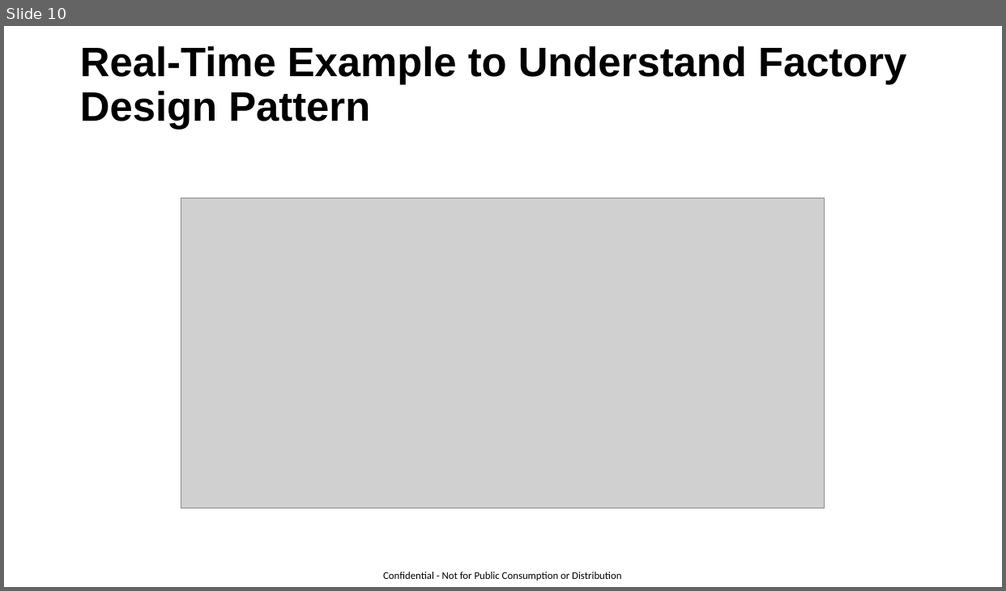
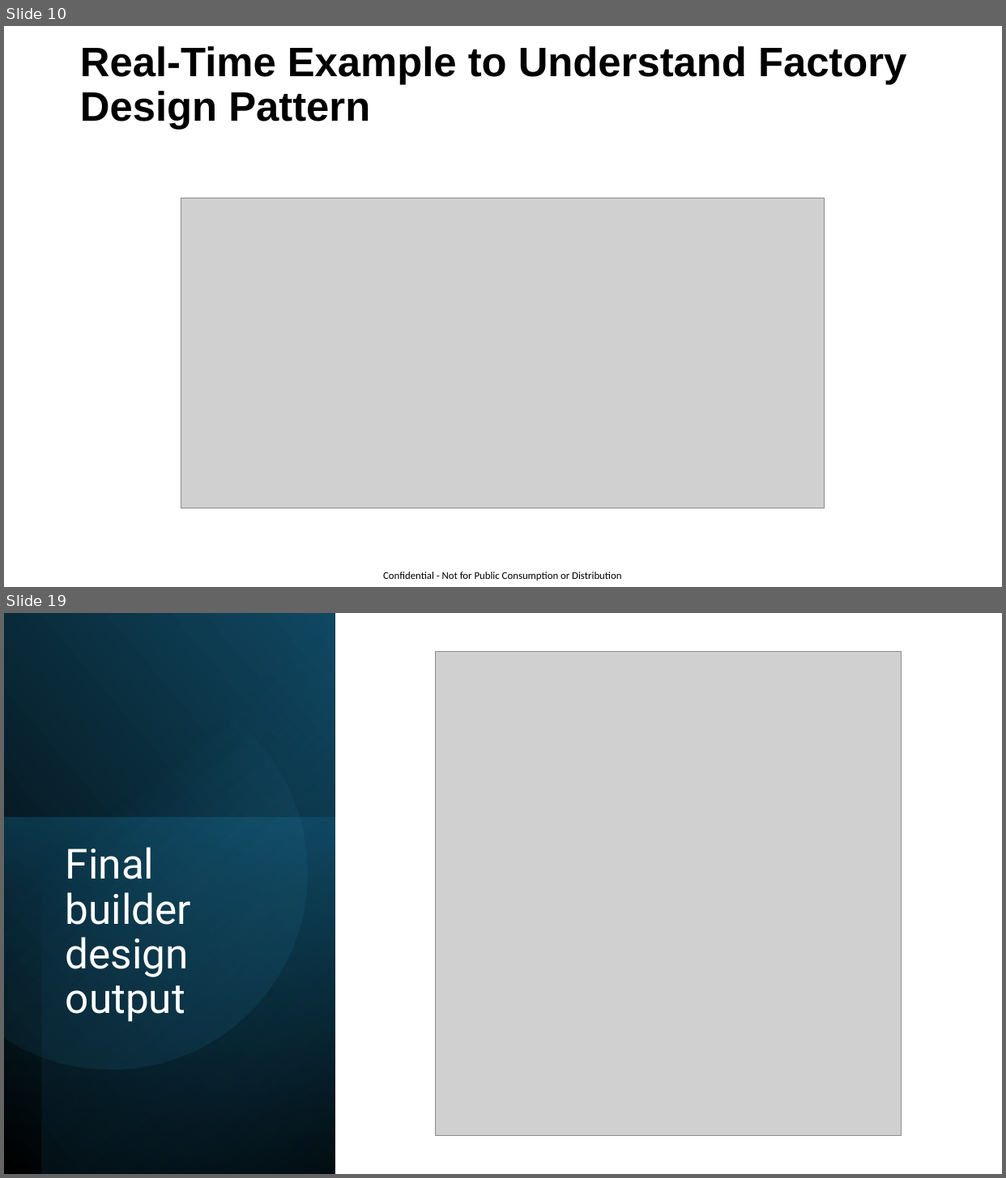
Before and after one commit to GaneshIT/CaseStudyFiles, a slide deck: Design Patterns.pptx. Shown one above the other, each under a label of ours: slide 10 before the commit, slides 10 and 19 after it; the slides between them are not shown. The pictures are 1006x591 and 1006x1178 pixels, drawn with LibreOffice and Linux fonts; fonts in the diff are those of the drawing; grey boxes stand for pictures. Boxes give left, top, right and bottom in pixels: in the first picture for what was removed or moved away, otherwise in the second. Text is boxed around its words. In the diff, an @@ line names an element or a change of style, - is before the commit and + after.

```diff
--- a/Design Patterns.pptx
+++ b/Design Patterns.pptx
@@ slide 19 added at (4,613,1002,1174), background #FFFFFF @@
@@ rectangle added at (4,613,335,1174), fill gradient #000000 to #104862 @@
@@ rectangle added at (41,613,335,1174), fill gradient #000000 to #156082 @@
@@ freeform shape added at (4,652,343,1105), fill gradient #46B1E1 to #104862 @@
@@ picture added at (436,651,901,1136) @@
@@ rectangle added at (4,818,335,1174), fill gradient #156082 to #0B3041 @@
@@ title added at (66,847,191,1022), 40 pt, text #FFFFFF @@
+Final builder design output
```
Also in this commit, not shown: 9 other slides added, 10 other files.
